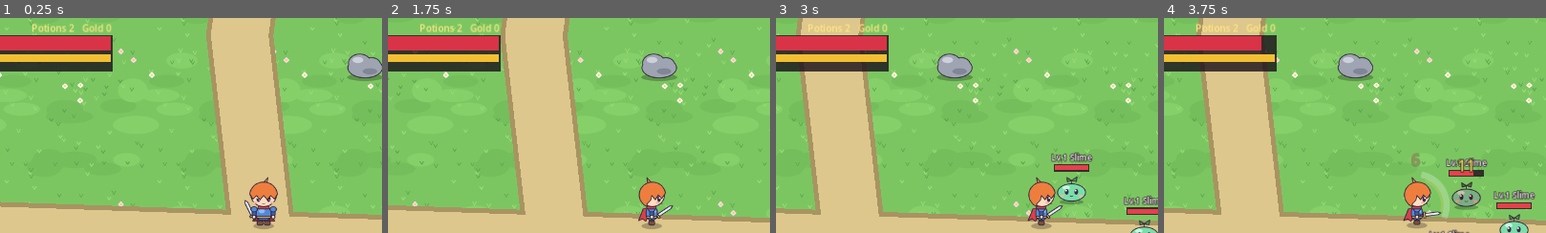
Above: before the commit, frames 1-4 (left to right).
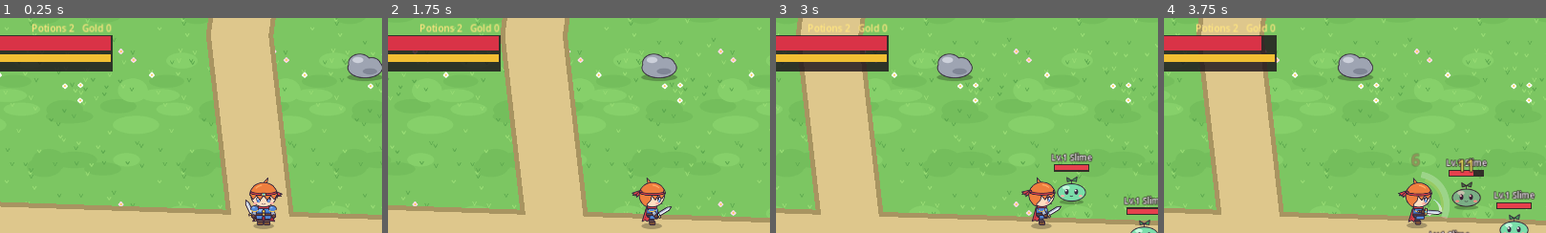
Above: after the commit, the same moments.

Repository: lepri17/fantasy-mmorpg
Game: Godot game, scene res://scenes/main.tscn
The game is run twice, just before and just after one commit, with the same random seed, the same clock (stepped at 60 frames per second) and the same inputs.
Inputs (mouse positions are % of the whole screen's width and height, from its top left):
- Up to frame 1 (0.25 s): no input
- Up to frame 2 (1.75 s): move the mouse to (72, 45) at 0.52 s; hold D (move_right) 0.53-1.25 s; tap Space (attack) at 0.6 s; click (72, 45) at 0.67 s; drag from (30, 55) to (45, 70) at 1.27 s
- Up to frame 3 (3 s): move the mouse to (60, 28) at 2.02 s; hold D (move_right) 2.03-2.75 s; tap Space (attack) at 2.1 s; drag from (45, 70) to (20, 35) at 2.77 s
- Up to frame 4 (3.75 s): move the mouse to (80, 65) at 3.52 s; hold A (move_left) from 3.53 s (still down); tap Space (attack) at 3.6 s
The pictures show only the part of the screen within x 16-66%, y 2-52%; the shares and areas given below are measured in that part.

The runs differ from the first frame. In frame 1, 0.8% of the frame differs, in the area x 64-74%, y 73-97%; in frame 2, 0.7%; in frame 3, 0.6%; in frame 4, 0.9%, in the area x 61-73%, y 73-97%.

Commit message:
Warrior art upgrade: detailed armour and sword, smoother animations
- Redrawn warrior (still drawn by tools/generate_assets.py, original art):
  headband with gold plate, pauldrons with gold trim, steel bracers,
  belt and buckle, hip plates, boots with cuffs, blue anime eyes,
  hair shine, cape with gold trim, sword with guard, gem, wrapped grip.
- Animations: idle 2 -> 4 frames (breathing, cape and hair sway),
  walk 4 -> 6 frames (leg lift, arm swing, cape streams back),
  attack 3 -> 5 frames (wind-up, swing, hit, follow-through, recover)
  with the arm following the sword and a slash trail.
- Sheet frames are now 128 px, shown at scale 0.75: same size in game,
  sharper on phone screens.
- ATTACK_ANIMATION_SECONDS 0.22 -> 0.28 to match the 5-frame swing.

Co-Authored-By: Claude Opus 5.5 <noreply@anthropic.com>
Claude-Session: https://claude.ai/code/session_017mrmjVddk55zTg5TUzkK7p

Diff:
--- a/client/assets/characters/warrior/warrior_frames.tres
+++ b/client/assets/characters/warrior/warrior_frames.tres
@@ -1,150 +1,246 @@
-[gd_resource type="SpriteFrames" load_steps=38 format=3]
+[gd_resource type="SpriteFrames" load_steps=62 format=3]
 
 [ext_resource type="Texture2D" path="res://assets/characters/warrior/warrior.png" id="1_sheet"]
 
 [sub_resource type="AtlasTexture" id="frame_0_0"]
 atlas = ExtResource("1_sheet")
-region = Rect2(0, 0, 96, 96)
+region = Rect2(0, 0, 128, 128)
 
 [sub_resource type="AtlasTexture" id="frame_0_1"]
 atlas = ExtResource("1_sheet")
-region = Rect2(96, 0, 96, 96)
+region = Rect2(128, 0, 128, 128)
+
+[sub_resource type="AtlasTexture" id="frame_0_2"]
+atlas = ExtResource("1_sheet")
+region = Rect2(256, 0, 128, 128)
+
+[sub_resource type="AtlasTexture" id="frame_0_3"]
+atlas = ExtResource("1_sheet")
+region = Rect2(384, 0, 128, 128)
 
 [sub_resource type="AtlasTexture" id="frame_1_0"]
 atlas = ExtResource("1_sheet")
-region = Rect2(0, 96, 96, 96)
+region = Rect2(0, 128, 128, 128)
 
 [sub_resource type="AtlasTexture" id="frame_1_1"]
 atlas = ExtResource("1_sheet")
-region = Rect2(96, 96, 96, 96)
+region = Rect2(128, 128, 128, 128)
+
+[sub_resource type="AtlasTexture" id="frame_1_2"]
+atlas = ExtResource("1_sheet")
+region = Rect2(256, 128, 128, 128)
+
+[sub_resource type="AtlasTexture" id="frame_1_3"]
+atlas = ExtResource("1_sheet")
+region = Rect2(384, 128, 128, 128)
 
 [sub_resource type="AtlasTexture" id="frame_2_0"]
 atlas = ExtResource("1_sheet")
-region = Rect2(0, 192, 96, 96)
+region = Rect2(0, 256, 128, 128)
 
 [sub_resource type="AtlasTexture" id="frame_2_1"]
 atlas = ExtResource("1_sheet")
-region = Rect2(96, 192, 96, 96)
+region = Rect2(128, 256, 128, 128)
+
+[sub_resource type="AtlasTexture" id="frame_2_2"]
+atlas = ExtResource("1_sheet")
+region = Rect2(256, 256, 128, 128)
+
+[sub_resource type="AtlasTexture" id="frame_2_3"]
+atlas = ExtResource("1_sheet")
+region = Rect2(384, 256, 128, 128)
 
 [sub_resource type="AtlasTexture" id="frame_3_0"]
 atlas = ExtResource("1_sheet")
-region = Rect2(0, 288, 96, 96)
+region = Rect2(0, 384, 128, 128)
 
 [sub_resource type="AtlasTexture" id="frame_3_1"]
 atlas = ExtResource("1_sheet")
-region = Rect2(96, 288, 96, 96)
-
-[sub_resource type="AtlasTexture" id="frame_0_2"]
-atlas = ExtResource("1_sheet")
-region = Rect2(192, 0, 96, 96)
-
-[sub_resource type="AtlasTexture" id="frame_0_3"]
-atlas = ExtResource("1_sheet")
-region = Rect2(288, 0, 96, 96)
+region = Rect2(128, 384, 128, 128)
+
+[sub_resource type="AtlasTexture" id="frame_3_2"]
+atlas = ExtResource("1_sheet")
+region = Rect2(256, 384, 128, 128)
+
+[sub_resource type="AtlasTexture" id="frame_3_3"]
+atlas = ExtResource("1_sheet")
+region = Rect2(384, 384, 128, 128)
 
 [sub_resource type="AtlasTexture" id="frame_0_4"]
 atlas = ExtResource("1_sheet")
-region = Rect2(384, 0, 96, 96)
+region = Rect2(512, 0, 128, 128)
 
 [sub_resource type="AtlasTexture" id="frame_0_5"]
 atlas = ExtResource("1_sheet")
-region = Rect2(480, 0, 96, 96)
-
-[sub_resource type="AtlasTexture" id="frame_1_2"]
-atlas = ExtResource("1_sheet")
-region = Rect2(192, 96, 96, 96)
-
-[sub_resource type="AtlasTexture" id="frame_1_3"]
-atlas = ExtResource("1_sheet")
-region = Rect2(288, 96, 96, 96)
+region = Rect2(640, 0, 128, 128)
+
+[sub_resource type="AtlasTexture" id="frame_0_6"]
+atlas = ExtResource("1_sheet")
+region = Rect2(768, 0, 128, 128)
+
+[sub_resource type="AtlasTexture" id="frame_0_7"]
+atlas = ExtResource("1_sheet")
+region = Rect2(896, 0, 128, 128)
+
+[sub_resource type="AtlasTexture" id="frame_0_8"]
+atlas = ExtResource("1_sheet")
+region = Rect2(1024, 0, 128, 128)
+
+[sub_resource type="AtlasTexture" id="frame_0_9"]
+atlas = ExtResource("1_sheet")
+region = Rect2(1152, 0, 128, 128)
 
 [sub_resource type="AtlasTexture" id="frame_1_4"]
 atlas = ExtResource("1_sheet")
-region = Rect2(384, 96, 96, 96)
+region = Rect2(512, 128, 128, 128)
 
 [sub_resource type="AtlasTexture" id="frame_1_5"]
 atlas = ExtResource("1_sheet")
-region = Rect2(480, 96, 96, 96)
-
-[sub_resource type="AtlasTexture" id="frame_2_2"]
-atlas = ExtResource("1_sheet")
-region = Rect2(192, 192, 96, 96)
-
-[sub_resource type="AtlasTexture" id="frame_2_3"]
-atlas = ExtResource("1_sheet")
-region = Rect2(288, 192, 96, 96)
+region = Rect2(640, 128, 128, 128)
+
+[sub_resource type="AtlasTexture" id="frame_1_6"]
+atlas = ExtResource("1_sheet")
+region = Rect2(768, 128, 128, 128)
+
+[sub_resource type="AtlasTexture" id="frame_1_7"]
+atlas = ExtResource("1_sheet")
+region = Rect2(896, 128, 128, 128)
+
+[sub_resource type="AtlasTexture" id="frame_1_8"]
+atlas = ExtResource("1_sheet")
+region = Rect2(1024, 128, 128, 128)
+
+[sub_resource type="AtlasTexture" id="frame_1_9"]
+atlas = ExtResource("1_sheet")
+region = Rect2(1152, 128, 128, 128)
 
 [sub_resource type="AtlasTexture" id="frame_2_4"]
 atlas = ExtResource("1_sheet")
-region = Rect2(384, 192, 96, 96)
+region = Rect2(512, 256, 128, 128)
 
 [sub_resource type="AtlasTexture" id="frame_2_5"]
 atlas = ExtResource("1_sheet")
-region = Rect2(480, 192, 96, 96)
-
-[sub_resource type="AtlasTexture" id="frame_3_2"]
-atlas = ExtResource("1_sheet")
-region = Rect2(192, 288, 96, 96)
-
-[sub_resource type="AtlasTexture" id="frame_3_3"]
-atlas = ExtResource("1_sheet")
-region = Rect2(288, 288, 96, 96)
+region = Rect2(640, 256, 128, 128)
+
+[sub_resource type="AtlasTexture" id="frame_2_6"]
+atlas = ExtResource("1_sheet")
+region = Rect2(768, 256, 128, 128)
+
+[sub_resource type="AtlasTexture" id="frame_2_7"]
+atlas = ExtResource("1_sheet")
+region = Rect2(896, 256, 128, 128)
+
+[sub_resource type="AtlasTexture" id="frame_2_8"]
+atlas = ExtResource("1_sheet")
+region = Rect2(1024, 256, 128, 128)
+
+[sub_resource type="AtlasTexture" id="frame_2_9"]
+atlas = ExtResource("1_sheet")
+region = Rect2(1152, 256, 128, 128)
 
 [sub_resource type="AtlasTexture" id="frame_3_4"]
 atlas = ExtResource("1_sheet")
-region = Rect2(384, 288, 96, 96)
+region = Rect2(512, 384, 128, 128)
 
 [sub_resource type="AtlasTexture" id="frame_3_5"]
 atlas = ExtResource("1_sheet")
-region = Rect2(480, 288, 96, 96)
-
-[sub_resource type="AtlasTexture" id="frame_0_6"]
-atlas = ExtResource("1_sheet")
-region = Rect2(576, 0, 96, 96)
-
-[sub_resource type="AtlasTexture" id="frame_0_7"]
-atlas = ExtResource("1_sheet")
-region = Rect2(672, 0, 96, 96)
-
-[sub_resource type="AtlasTexture" id="frame_0_8"]
-atlas = ExtResource("1_sheet")
-region = Rect2(768, 0, 96, 96)
-
-[sub_resource type="AtlasTexture" id="frame_1_6"]
-atlas = ExtResource("1_sheet")
-region = Rect2(576, 96, 96, 96)
-
-[sub_resource type="AtlasTexture" id="frame_1_7"]
-atlas = ExtResource("1_sheet")
-region = Rect2(672, 96, 96, 96)
-
-[sub_resource type="AtlasTexture" id="frame_1_8"]
-atlas = ExtResource("1_sheet")
-region = Rect2(768, 96, 96, 96)
-
-[sub_resource type="AtlasTexture" id="frame_2_6"]
-atlas = ExtResource("1_sheet")
-region = Rect2(576, 192, 96, 96)
-
-[sub_resource type="AtlasTexture" id="frame_2_7"]
-atlas = ExtResource("1_sheet")
-region = Rect2(672, 192, 96, 96)
-
-[sub_resource type="AtlasTexture" id="frame_2_8"]
-atlas = ExtResource("1_sheet")
-region = Rect2(768, 192, 96, 96)
+region = Rect2(640, 384, 128, 128)
 
 [sub_resource type="AtlasTexture" id="frame_3_6"]
 atlas = ExtResource("1_sheet")
-region = Rect2(576, 288, 96, 96)
+region = Rect2(768, 384, 128, 128)
 
 [sub_resource type="AtlasTexture" id="frame_3_7"]
 atlas = ExtResource("1_sheet")
-region = Rect2(672, 288, 96, 96)
+region = Rect2(896, 384, 128, 128)
 
 [sub_resource type="AtlasTexture" id="frame_3_8"]
 atlas = ExtResource("1_sheet")
-region = Rect2(768, 288, 96, 96)
+region = Rect2(1024, 384, 128, 128)
+
+[sub_resource type="AtlasTexture" id="frame_3_9"]
+atlas = ExtResource("1_sheet")
+region = Rect2(1152, 384, 128, 128)
+
+[sub_resource type="AtlasTexture" id="frame_0_10"]
+atlas = ExtResource("1_sheet")
+region = Rect2(1280, 0, 128, 128)
+
+[sub_resource type="AtlasTexture" id="frame_0_11"]
+atlas = ExtResource("1_sheet")
+region = Rect2(1408, 0, 128, 128)
+
+[sub_resource type="AtlasTexture" id="frame_0_12"]
+atlas = ExtResource("1_sheet")
+region = Rect2(1536, 0, 128, 128)
+
+[sub_resource type="AtlasTexture" id="frame_0_13"]
+atlas = ExtResource("1_sheet")
+region = Rect2(1664, 0, 128, 128)
+
+[sub_resource type="AtlasTexture" id="frame_0_14"]
+atlas = ExtResource("1_sheet")
+region = Rect2(1792, 0, 128, 128)
+
+[sub_resource type="AtlasTexture" id="frame_1_10"]
+atlas = ExtResource("1_sheet")
+region = Rect2(1280, 128, 128, 128)
+
+[sub_resource type="AtlasTexture" id="frame_1_11"]
+atlas = ExtResource("1_sheet")
+region = Rect2(1408, 128, 128, 128)
+
+[sub_resource type="AtlasTexture" id="frame_1_12"]
+atlas = ExtResource("1_sheet")
+region = Rect2(1536, 128, 128, 128)
+
+[sub_resource type="AtlasTexture" id="frame_1_13"]
+atlas = ExtResource("1_sheet")
+region = Rect2(1664, 128, 128, 128)
+
+[sub_resource type="AtlasTexture" id="frame_1_14"]
+atlas = ExtResource("1_sheet")
+region = Rect2(1792, 128, 128, 128)
+
+[sub_resource type="AtlasTexture" id="frame_2_10"]
+atlas = ExtResource("1_sheet")
+region = Rect2(1280, 256, 128, 128)
+
+[sub_resource type="AtlasTexture" id="frame_2_11"]
+atlas = ExtResource("1_sheet")
+region = Rect2(1408, 256, 128, 128)
+
+[sub_resource type="AtlasTexture" id="frame_2_12"]
+atlas = ExtResource("1_sheet")
+region = Rect2(1536, 256, 128, 128)
+
+[sub_resource type="AtlasTexture" id="frame_2_13"]
+atlas = ExtResource("1_sheet")
+region = Rect2(1664, 256, 128, 128)
+
+[sub_resource type="AtlasTexture" id="frame_2_14"]
+atlas = ExtResource("1_sheet")
+region = Rect2(1792, 256, 128, 128)
+
+[sub_resource type="AtlasTexture" id="frame_3_10"]
+atlas = ExtResource("1_sheet")
+region = Rect2(1280, 384, 128, 128)
+
+[sub_resource type="AtlasTexture" id="frame_3_11"]
+atlas = ExtResource("1_sheet")
+region = Rect2(1408, 384, 128, 128)
+
+[sub_resource type="AtlasTexture" id="frame_3_12"]
+atlas = ExtResource("1_sheet")
+region = Rect2(1536, 384, 128, 128)
+
+[sub_resource type="AtlasTexture" id="frame_3_13"]
+atlas = ExtResource("1_sheet")
+region = Rect2(1664, 384, 128, 128)
+
+[sub_resource type="AtlasTexture" id="frame_3_14"]
+atlas = ExtResource("1_sheet")
+region = Rect2(1792, 384, 128, 128)
 
 [resource]
 animations = [{
@@ -154,10 +250,16 @@
 }, {
 "duration": 1.0,
 "texture": SubResource("frame_0_1")
+}, {
+"duration": 1.0,
+"texture": SubResource("frame_0_2")
+}, {
+"duration": 1.0,
+"texture": SubResource("frame_0_3")
 }],
 "loop": true,
 "name": &"idle_down",
-"speed": 2.0
+"speed": 4.0
 }, {
 "frames": [{
 "duration": 1.0,
@@ -165,10 +267,16 @@
 }, {
 "duration": 1.0,
 "texture": SubResource("frame_1_1")
+}, {
+"duration": 1.0,
+"texture": SubResource("frame_1_2")
+}, {
+"duration": 1.0,
+"texture": SubResource("frame_1_3")
 }],
 "loop": true,
 "name": &"idle_left",
-"speed": 2.0
+"speed": 4.0
 }, {
 "frames": [{
 "duration": 1.0,
@@ -176,10 +284,16 @@
 }, {
 "duration": 1.0,
 "texture": SubResource("frame_2_1")
+}, {
+"duration": 1.0,
+"texture": SubResource("frame_2_2")
+}, {
+"duration": 1.0,
+"texture": SubResource("frame_2_3")
 }],
 "loop": true,
 "name": &"idle_right",
-"speed": 2.0
+"speed": 4.0
 }, {
 "frames": [{
 "duration": 1.0,
@@ -187,132 +301,186 @@
 }, {
 "duration": 1.0,
 "texture": SubResource("frame_3_1")
+}, {
+"duration": 1.0,
+"texture": SubResource("frame_3_2")
+}, {
+"duration": 1.0,
+"texture": SubResource("frame_3_3")
 }],
 "loop": true,
 "name": &"idle_up",
-"speed": 2.0
-}, {
-"frames": [{
-"duration": 1.0,
-"texture": SubResource("frame_0_2")
-}, {
-"duration": 1.0,
-"texture": SubResource("frame_0_3")
-}, {
+"speed": 4.0
+}, {
+"frames": [{
 "duration": 1.0,
 "texture": SubResource("frame_0_4")
 }, {
 "duration": 1.0,
 "texture": SubResource("frame_0_5")
+}, {
+"duration": 1.0,
+"texture": SubResource("frame_0_6")
+}, {
+"duration": 1.0,
+"texture": SubResource("frame_0_7")
+}, {
+"duration": 1.0,
+"texture": SubResource("frame_0_8")
+}, {
+"duration": 1.0,
+"texture": SubResource("frame_0_9")
 }],
 "loop": true,
 "name": &"walk_down",
-"speed": 8.0
-}, {
-"frames": [{
-"duration": 1.0,
-"texture": SubResource("frame_1_2")
-}, {
-"duration": 1.0,
-"texture": SubResource("frame_1_3")
-}, {
+"speed": 12.0
+}, {
+"frames": [{
 "duration": 1.0,
 "texture": SubResource("frame_1_4")
 }, {
 "duration": 1.0,
 "texture": SubResource("frame_1_5")
+}, {
+"duration": 1.0,
+"texture": SubResource("frame_1_6")
+}, {
+"duration": 1.0,
+"texture": SubResource("frame_1_7")
+}, {
+"duration": 1.0,
+"texture": SubResource("frame_1_8")
+}, {
+"duration": 1.0,
+"texture": SubResource("frame_1_9")
 }],
 "loop": true,
 "name": &"walk_left",
-"speed": 8.0
-}, {
-"frames": [{
-"duration": 1.0,
-"texture": SubResource("frame_2_2")
-}, {
-"duration": 1.0,
-"texture": SubResource("frame_2_3")
-}, {
+"speed": 12.0
+}, {
+"frames": [{
 "duration": 1.0,
 "texture": SubResource("frame_2_4")
 }, {
 "duration": 1.0,
 "texture": SubResource("frame_2_5")
+}, {
+"duration": 1.0,
+"texture": SubResource("frame_2_6")
+}, {
+"duration": 1.0,
+"texture": SubResource("frame_2_7")
+}, {
+"duration": 1.0,
+"texture": SubResource("frame_2_8")
+}, {
+"duration": 1.0,
+"texture": SubResource("frame_2_9")
 }],
 "loop": true,
 "name": &"walk_right",
-"speed": 8.0
-}, {
-"frames": [{
-"duration": 1.0,
-"texture": SubResource("frame_3_2")
-}, {
-"duration": 1.0,
-"texture": SubResource("frame_3_3")
-}, {
+"speed": 12.0
+}, {
+"frames": [{
 "duration": 1.0,
 "texture": SubResource("frame_3_4")
 }, {
 "duration": 1.0,
 "texture": SubResource("frame_3_5")
+}, {
+"duration": 1.0,
+"texture": SubResource("frame_3_6")
+}, {
+"duration": 1.0,
+"texture": SubResource("frame_3_7")
+}, {
+"duration": 1.0,
+"texture": SubResource("frame_3_8")
+}, {
+"duration": 1.0,
+"texture": SubResource("frame_3_9")
 }],
 "loop": true,
 "name": &"walk_up",
-"speed": 8.0
-}, {
-"frames": [{
-"duration": 1.0,
-"texture": SubResource("frame_0_6")
-}, {
-"duration": 1.0,
-"texture": SubResource("frame_0_7")
-}, {
-"duration": 1.0,
-"texture": SubResource("frame_0_8")
+"speed": 12.0
+}, {
+"frames": [{
+"duration": 1.0,
+"texture": SubResource("frame_0_10")
+}, {
+"duration": 1.0,
+"texture": SubResource("frame_0_11")
+}, {
+"duration": 1.0,
+"texture": SubResource("frame_0_12")
+}, {
+"duration": 1.0,
+"texture": SubResource("frame_0_13")
+}, {
+"duration": 1.0,
+"texture": SubResource("frame_0_14")
 }],
 "loop": false,
 "name": &"attack_down",
-"speed": 14.0
-}, {
-"frames": [{
-"duration": 1.0,
-"texture": SubResource("frame_1_6")
-}, {
-"duration": 1.0,
-"texture": SubResource("frame_1_7")
-}, {
-"duration": 1.0,
-"texture": SubResource("frame_1_8")
+"speed": 18.0
+}, {
+"frames": [{
+"duration": 1.0,
+"texture": SubResource("frame_1_10")
+}, {
+"duration": 1.0,
+"texture": SubResource("frame_1_11")
+}, {
+"duration": 1.0,
+"texture": SubResource("frame_1_12")
+}, {
+"duration": 1.0,
+"texture": SubResource("frame_1_13")
+}, {
+"duration": 1.0,
+"texture": SubResource("frame_1_14")
 }],
 "loop": false,
 "name": &"attack_left",
-"speed": 14.0
-}, {
-"frames": [{
-"duration": 1.0,
-"texture": SubResource("frame_2_6")
-}, {
-"duration": 1.0,
-"texture": SubResource("frame_2_7")
-}, {
-"duration": 1.0,
-"texture": SubResource("frame_2_8")
+"speed": 18.0
+}, {
+"frames": [{
+"duration": 1.0,
+"texture": SubResource("frame_2_10")
+}, {
+"duration": 1.0,
+"texture": SubResource("frame_2_11")
+}, {
+"duration": 1.0,
+"texture": SubResource("frame_2_12")
+}, {
+"duration": 1.0,
+"texture": SubResource("frame_2_13")
+}, {
+"duration": 1.0,
+"texture": SubResource("frame_2_14")
 }],
 "loop": false,
 "name": &"attack_right",
-"speed": 14.0
-}, {
-"frames": [{
-"duration": 1.0,
-"texture": SubResource("frame_3_6")
-}, {
-"duration": 1.0,
-"texture": SubResource("frame_3_7")
-}, {
-"duration": 1.0,
-"texture": SubResource("frame_3_8")
+"speed": 18.0
+}, {
+"frames": [{
+"duration": 1.0,
+"texture": SubResource("frame_3_10")
+}, {
+"duration": 1.0,
+"texture": SubResource("frame_3_11")
+}, {
+"duration": 1.0,
+"texture": SubResource("frame_3_12")
+}, {
+"duration": 1.0,
+"texture": SubResource("frame_3_13")
+}, {
+"duration": 1.0,
+"texture": SubResource("frame_3_14")
 }],
 "loop": false,
 "name": &"attack_up",
-"speed": 14.0
+"speed": 18.0
 }]
--- a/client/scenes/player/player.tscn
+++ b/client/scenes/player/player.tscn
@@ -12,9 +12,10 @@
 script = ExtResource("1_script")
 
 [node name="Sprite" type="AnimatedSprite2D" parent="."]
+scale = Vector2(0.75, 0.75)
 sprite_frames = ExtResource("2_frames")
 animation = &"idle_down"
-offset = Vector2(0, -38)
+offset = Vector2(0, -50.667)
 
 [node name="Collision" type="CollisionShape2D" parent="."]
 position = Vector2(0, -6)
--- a/client/scripts/player/player.gd
+++ b/client/scripts/player/player.gd
@@ -32,8 +32,9 @@
 	"up": Vector2.UP,
 }
 
-## How long the swing animation keeps priority over walk / idle.
-const ATTACK_ANIMATION_SECONDS := 0.22
+## How long the swing animation keeps priority over walk / idle
+## (5 frames at 18 fps in warrior_frames.tres).
+const ATTACK_ANIMATION_SECONDS := 0.28
 const STAMINA_REGEN_PER_SECOND := 12.0
 const SKILL_STAMINA_COST := 40.0
 const SKILL_RADIUS := 130.0
Binary file changed: client/assets/characters/warrior/warrior.png
Binary file changed: client/icon.png
